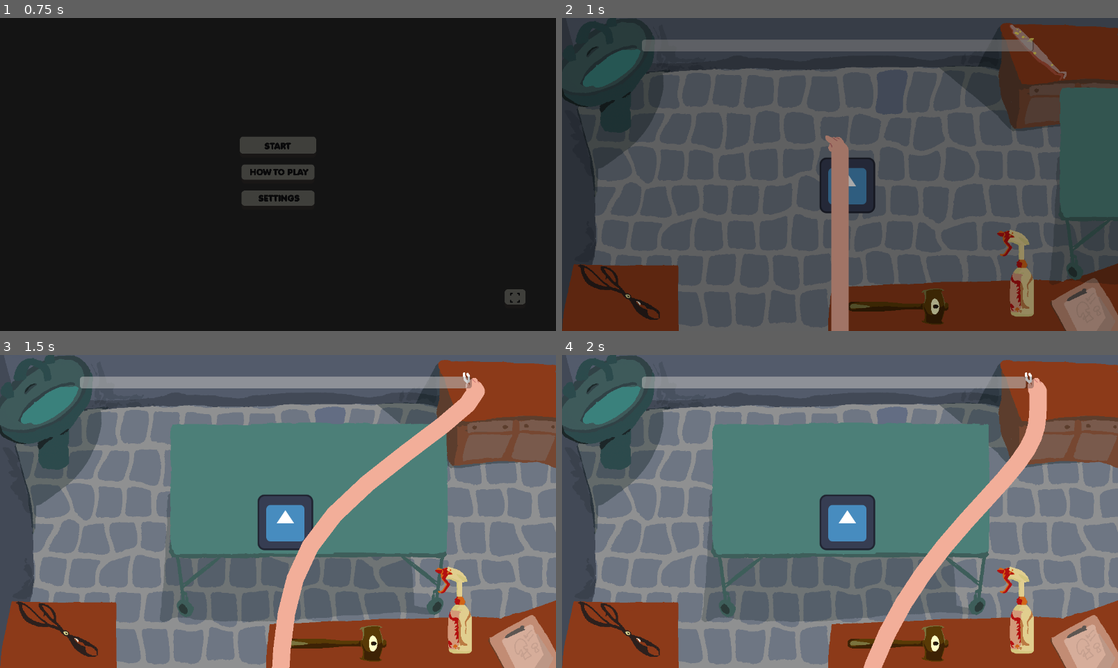
Above: before the commit, frames 1-4 (two rows, left to right).
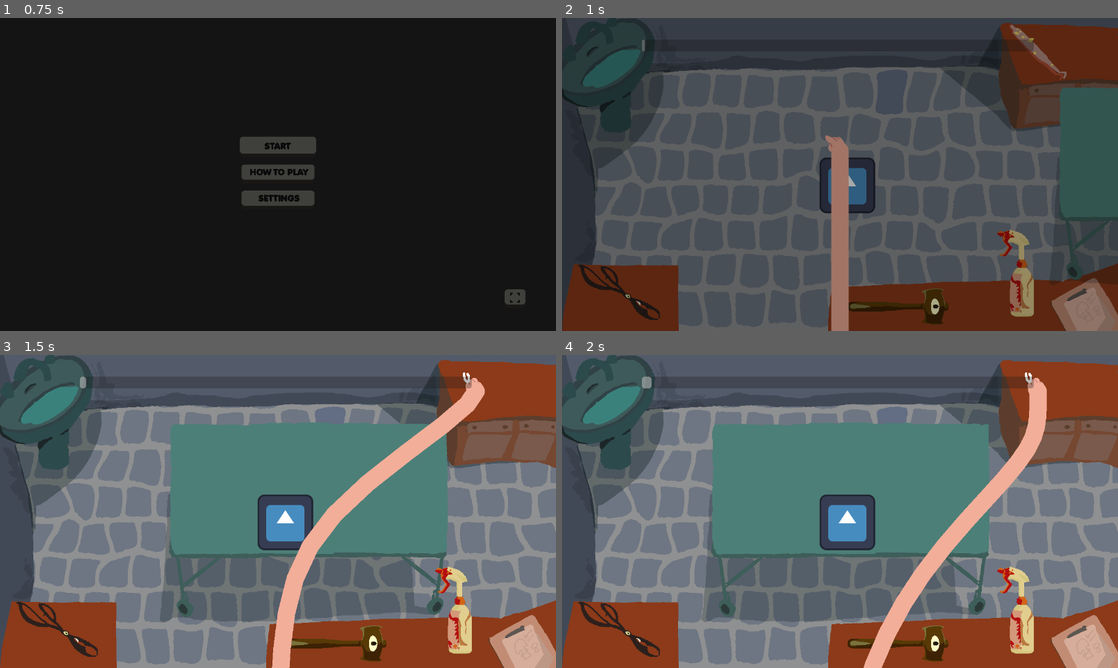
Above: after the commit, the same moments.

Repository: IsaacCerejo/wild-jam-87
Game: Godot game, scene res://scenes/game_controller/game_controller.tscn
The game is run twice, just before and just after one commit, with the same random seed, the same clock (stepped at 60 frames per second) and the same inputs. The engine's default icon, where the game draws it, is replaced by a stand-in: a white triangle on a blue panel in a dark square. Sound files missing from this copy of the repository are replaced by a short silence.
Inputs (mouse positions are in pixels of both pictures, inside the frame that each line leads up to):
- Up to frame 1 (0.75 s): click "START" at 0.5 s
- Up to frame 2 (1 s): no input
- Up to frame 3 (1.5 s): move the mouse to (478, 389) at 1.27 s; click (478, 389) at 1.42 s
- Up to frame 4 (2 s): no input

Frame 1 is identical in both runs. In frame 2, 2.6% of the frame differs, in the area x 14-85%, y 6-11%; in frame 3, 2.6%; in frame 4, 2.5%.

Commit message:
fix: timer script

Diff:
--- a/scenes/main_game/main_game.tscn
+++ b/scenes/main_game/main_game.tscn
@@ -113,7 +113,7 @@
 "speed": 5.0
 }]
 
-[node name="main_game" type="Node2D"]
+[node name="MainGame" type="Node2D"]
 y_sort_enabled = true
 
 [node name="Background" type="Sprite2D" parent="."]
--- a/scripts/main_game/player.gd
+++ b/scripts/main_game/player.gd
@@ -11,6 +11,9 @@
 	Global.player = self
 	Input.set_mouse_mode(Input.MOUSE_MODE_HIDDEN)
 
+func _exit_tree() -> void:
+	Input.set_mouse_mode(Input.MOUSE_MODE_VISIBLE)
+
 func _physics_process(_delta: float) -> void:
 	hand_sprite.global_position = get_global_mouse_position()
 
--- a/scripts/main_game/time_bar.gd
+++ b/scripts/main_game/time_bar.gd
@@ -1,17 +1,47 @@
 extends ProgressBar
 
-var _time_left: float = 0.0
+@export var time_limit: float = 60.0:
+	set = set_time_limit
+
+var _time_left: float = 0.0:
+	set = set_time_left,
+	get = get_time_left
+
+var _finished: bool = false
 
 func _ready() -> void:
-	_time_left = max_value
-	value = _time_left
+	_time_left = time_limit
+	max_value = time_limit
+	value = 0
 
 func _process(delta: float) -> void:
+	if _finished:
+		return
+
 	if _time_left > 0:
 		_time_left -= delta
-		value = _time_left
+		value = time_limit - _time_left
 	else:
 		_on_time_bar_finished()
 
+# Public functions
+func get_time_left() -> float:
+	return _time_left
+
+func set_time_left(new_time_left: float) -> void:
+	_time_left = clamp(new_time_left, 0.0, time_limit)
+	value = time_limit - _time_left
+
+func set_time_limit(new_time_limit: float) -> void:
+	time_limit = new_time_limit
+	max_value = time_limit
+	_time_left = max_value
+	value = 0
+	_finished = false
+
+# Signal callbacks
 func _on_time_bar_finished() -> void:
-	await Global.game_controller.change_scene(Global.SCENE_UIDS.START_MENU, "", TransitionSettings.TRANSITION_TYPE.FADE_TO_FADE)
+	if _finished:
+		return
+	_finished = true
+	await Global.game_controller.change_scene(Global.SCENE_UIDS.LOSE_SCREEN, "", TransitionSettings.TRANSITION_TYPE.FADE_TO_FADE)
--- a/scripts/main_game/tool_selector.gd
+++ b/scripts/main_game/tool_selector.gd
@@ -10,7 +10,7 @@
 # Signal callbacks
 func _on_tool_picked_up(tool: Tool):
 	tool.hide()
-	Global.player._active_tool = tool
+	Global.player.set_active_tool(tool )
 	for child in get_children():
 		if child is Tool and child != tool:
 			child.show()
